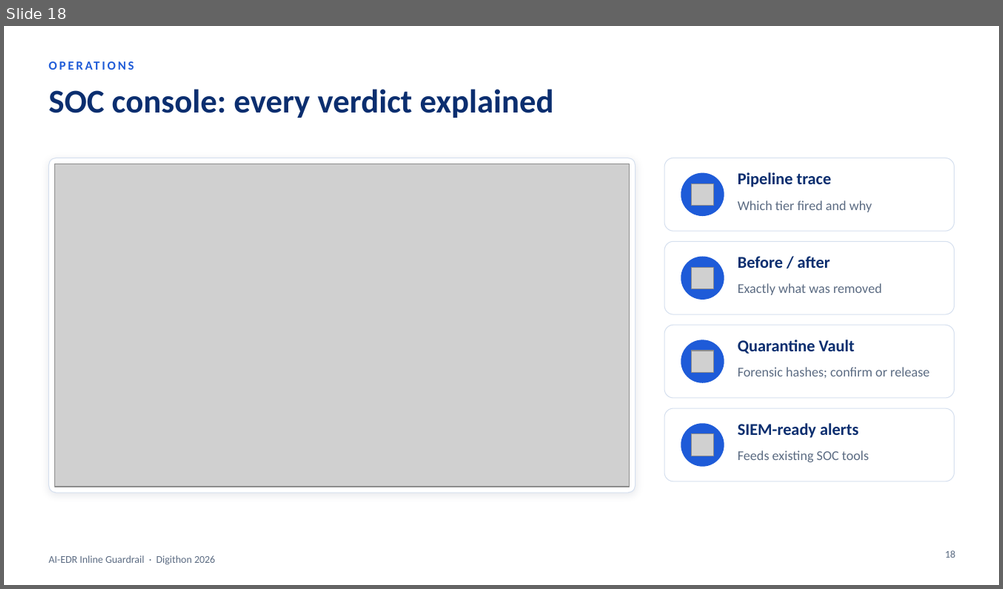
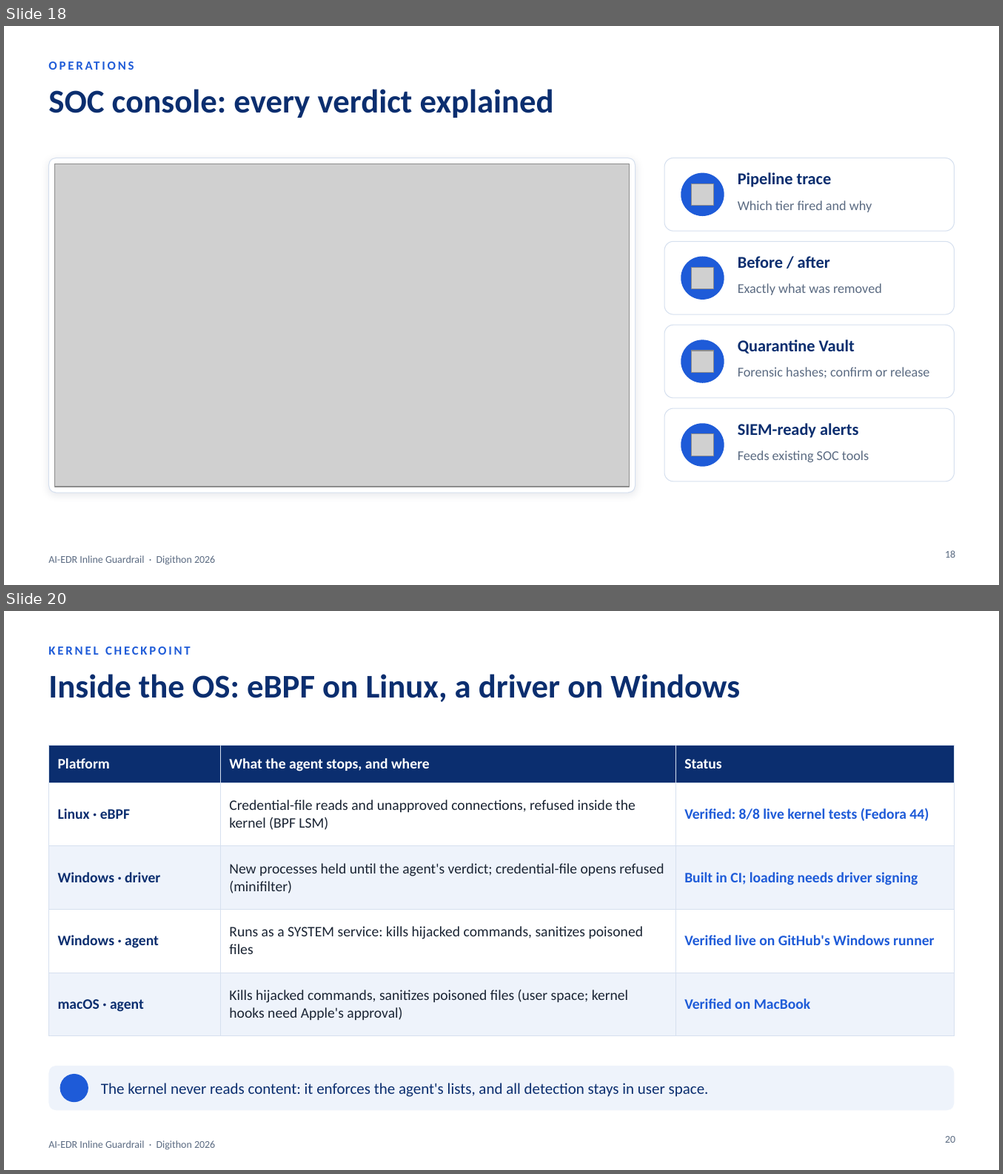
Before and after one commit to Raj-588/sdsi-demo, a slide deck: presentation/AI-EDR_Guardrail_Executive_28Oct.pptx. Shown one above the other, each under a label of ours: slide 18 before the commit, slides 18 and 20 after it; the slides between them are not shown. The pictures are 1003x589 and 1003x1174 pixels, drawn with LibreOffice and Linux fonts; fonts in the diff are those of the drawing; grey boxes stand for pictures; background and template pictures are left out. Boxes give left, top, right and bottom in pixels: in the first picture for what was removed or moved away, otherwise in the second. Text is boxed around its words. In the diff, an @@ line names an element or a change of style, - is before the commit and + after.

```diff
--- a/presentation/AI-EDR_Guardrail_Executive_28Oct.pptx
+++ b/presentation/AI-EDR_Guardrail_Executive_28Oct.pptx
@@ slide 20 added at box(4, 611, 999, 1170), background #FFFFFF; not listed: 1 template element that a slide beside it also shows @@
@@ text added at box(48, 647, 190, 655), 12 pt, text #1E5BD8, bold @@
+KERNEL CHECKPOINT
@@ title added at box(48, 674, 740, 702), 32 pt, text #0B2E6F, bold @@
+Inside the OS: eBPF on Linux, a driver on Windows
@@ table added at box(48, 745, 954, 1037), 5 rows, 3 columns @@
+Platform | What the agent stops, and where | Status
+Linux · eBPF | Credential-file reads and unapproved connections, refused inside the kernel (BPF LSM) | Verified: 8/8 live kernel tests (Fedora 44)
+Windows · driver | New processes held until the agent's verdict; credential-file opens refused (minifilter) | Built in CI; loading needs driver signing
+Windows · agent | Runs as a SYSTEM service: kills hijacked commands, sanitizes poisoned files | Verified live on GitHub's Windows runner
+macOS · agent | Kills hijacked commands, sanitizes poisoned files (user space; kernel hooks need Apple's approval) | Verified on MacBook
@@ rounded rectangle added at box(48, 1066, 954, 1111), fill #EEF3FB @@
@@ ellipse added at box(60, 1074, 88, 1102), fill #1E5BD8 @@
@@ text added at box(101, 1083, 708, 1097), 15 pt, text #0B2E6F @@
+The kernel never reads content: it enforces the agent's lists, and all detection stays in user space.
@@ page number added at box(945, 1136, 955, 1143), 10 pt, text #5B6B82 @@
+20
```
Also in this commit, not shown: 5 slides changed, 3 other slides added, 4 other files.
